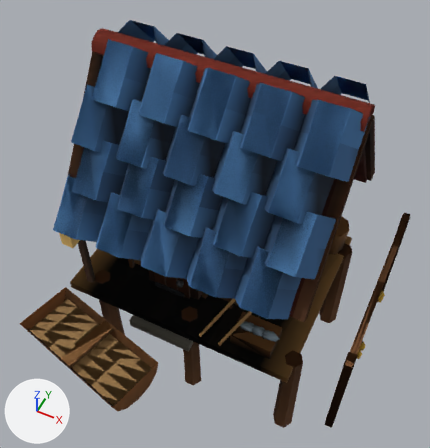
Two versions of the glTF model public/models/fisher.glb, one commit apart.
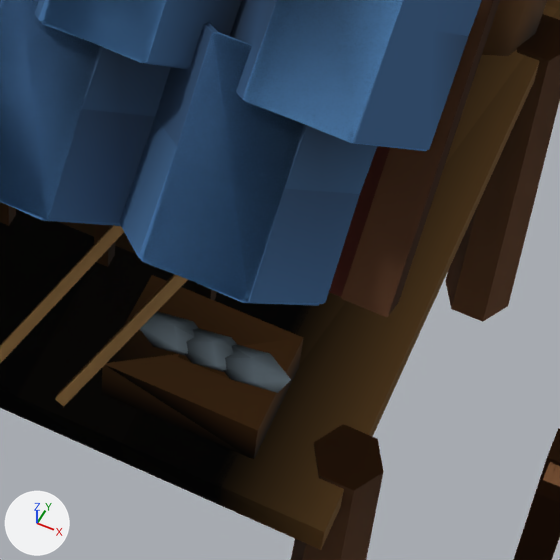
Each version is shown whole from a 50 mm camera at (0.362, -0.826, 1.316) aimed at (-0.063, 0.023, 0.255), then close up on the part from 47% to 81% of the width and 54% to 86% of the height. Arrows for +X, +Y and +Z are at lower left; the lights stay in place. The first two pictures are the older version. Vertices at exactly the same position are counted once.

In view in the first close-up: 'fisher_l1', 'fisher_l2', 'fisher_l3'.
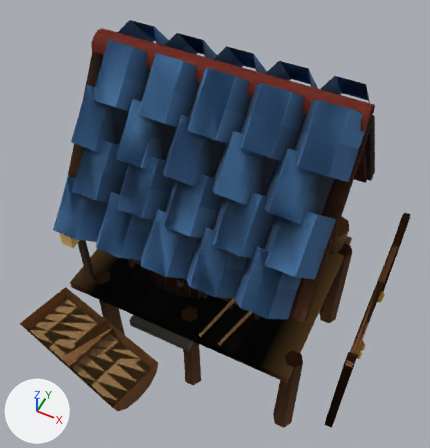
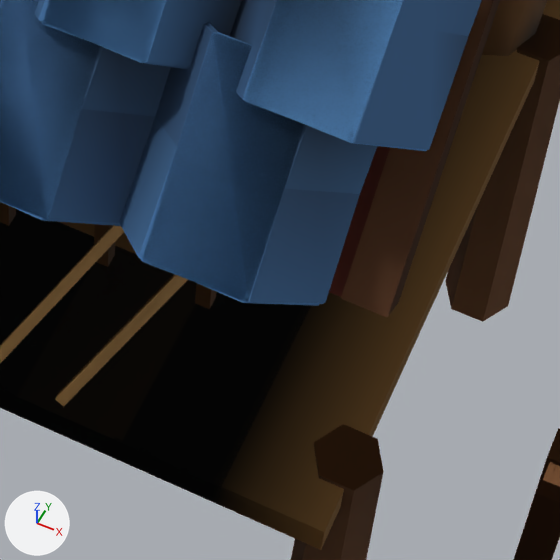
Diff of the bpy script that builds the scene:
```diff
--- a/public/models/fisher.glb.py
+++ b/public/models/fisher.glb.py
@@ me_fisher_l1 @@
 # used by ob_fisher_l1; location = (0.0, 0.0, 0.0)
-me_fisher_l1.from_pydata(...)  # 918 vertices, 1184 faces; spans x -0.392..0.356, y -0.427..0.377, z -0.22..0.672
+me_fisher_l1.from_pydata(...)  # 874 vertices, 1112 faces; spans x -0.392..0.356, y -0.427..0.377, z -0.22..0.672
+# me_fisher_l1 part 1: the loose piece of 8 vertices spanning x 0.07..0.17, y -0.165..-0.095, z 0.096..0.131 is deleted
+# other edits to the shape of me_fisher_l1 do not show in these pictures
 me_fisher_l1.materials.append(mat_logd_0_06)
@@ me_fisher_l1 @@
 me_fisher_l1.materials.append(mat_log_0_07)
-me_fisher_l1.materials.append(mat_fish_0_05)
@@ me_fisher_l2 @@
 # used by ob_fisher_l2; location = (0.0, 0.0, 0.0)
-me_fisher_l2.from_pydata(...)  # 950 vertices, 1236 faces; spans x -0.392..0.356, y -0.427..0.377, z -0.22..0.672
+me_fisher_l2.from_pydata(...)  # 906 vertices, 1164 faces; spans x -0.392..0.356, y -0.427..0.377, z -0.22..0.672
+# me_fisher_l2 part 2: the loose piece of 8 vertices spanning x 0.07..0.17, y -0.165..-0.095, z 0.096..0.131 is deleted
+# me_fisher_l2 part 3: 502 kept faces spanning x -0.392..0.356, y -0.427..0.377, z -0.22..0.672 get new vertex colours; the middle colour goes from grey #a1a1a1 to grey #a2a2a2
+# other edits to the shape of me_fisher_l2 do not show in these pictures
 me_fisher_l2.materials.append(mat_logd_0_06)
@@ me_fisher_l2 @@
 me_fisher_l2.materials.append(mat_log_0_07)
-me_fisher_l2.materials.append(mat_fish_0_05)
@@ me_fisher_l3 @@
 # used by ob_fisher_l3; location = (0.0, 0.0, 0.0)
-me_fisher_l3.from_pydata(...)  # 996 vertices, 1306 faces; spans x -0.392..0.356, y -0.427..0.446, z -0.22..0.672
+me_fisher_l3.from_pydata(...)  # 952 vertices, 1234 faces; spans x -0.392..0.356, y -0.427..0.446, z -0.22..0.672
+# me_fisher_l3 part 4: the loose piece of 12 vertices spanning x 0.074..0.126, y -0.141..-0.119, z 0.125..0.145 is deleted
+# me_fisher_l3 part 5: the loose piece of 12 vertices spanning x 0.099..0.151, y -0.141..-0.119, z 0.125..0.145 is deleted
+# me_fisher_l3 part 6: the loose piece of 12 vertices spanning x 0.124..0.176, y -0.141..-0.119, z 0.125..0.145 is deleted
+# me_fisher_l3 part 7: the loose piece of 8 vertices spanning x 0.07..0.17, y -0.165..-0.095, z 0.096..0.131 is deleted
 me_fisher_l3.materials.append(mat_logd_0_06)
@@ me_fisher_l3 @@
 me_fisher_l3.materials.append(mat_log_0_07)
-me_fisher_l3.materials.append(mat_fish_0_05)
```

Boxes (x1, y1, x2, y2) around the edits, measured in the close-ups (560 x 560 px):
'fisher_l1', reshaped
    before: (0, 0, 560, 549)
    after: (0, 0, 482, 549)
'fisher_l2', reshaped
    before: (0, 0, 560, 550)
    after: (0, 0, 494, 550)
part 1 of me_fisher_l1, deleted
    before: (102, 338, 303, 458)
part 2 of me_fisher_l2, deleted
    before: (106, 275, 303, 459)
part 3 of me_fisher_l2, edited (looks the same)
    both: (57, 0, 494, 550)
part 4 of me_fisher_l3, deleted
    before: (140, 311, 198, 356)
part 5 of me_fisher_l3, deleted
    before: (185, 328, 236, 372)
part 6 of me_fisher_l3, deleted
    before: (223, 344, 291, 393)
part 7 of me_fisher_l3, deleted
    before: (128, 295, 236, 382)
